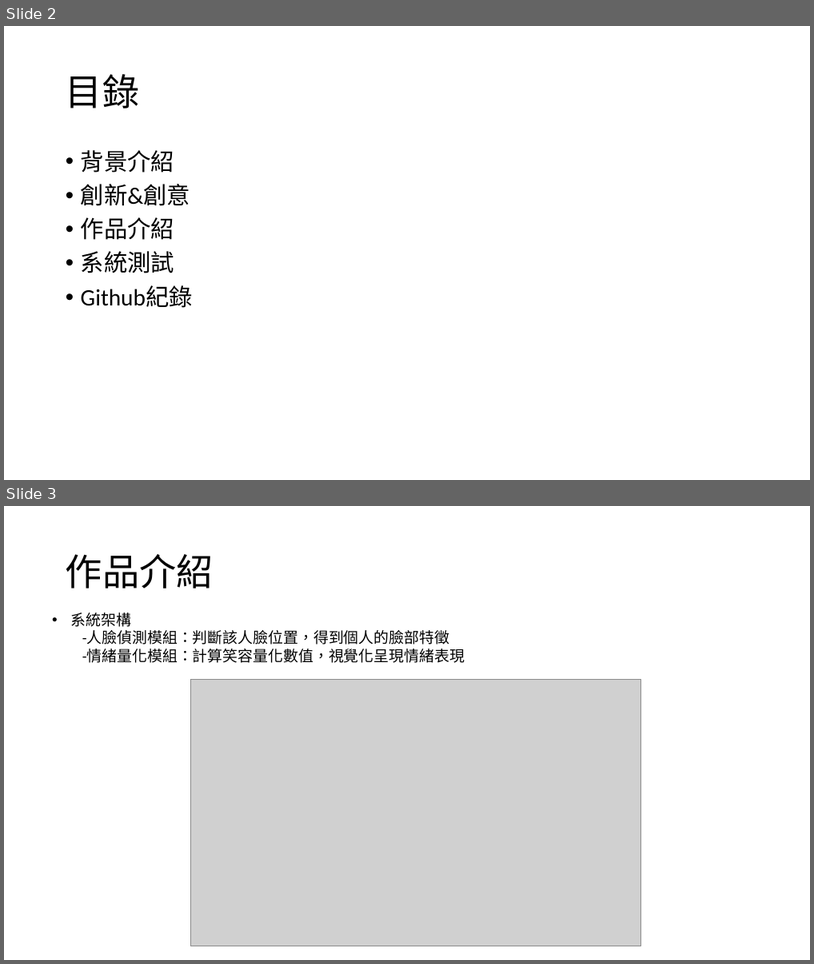
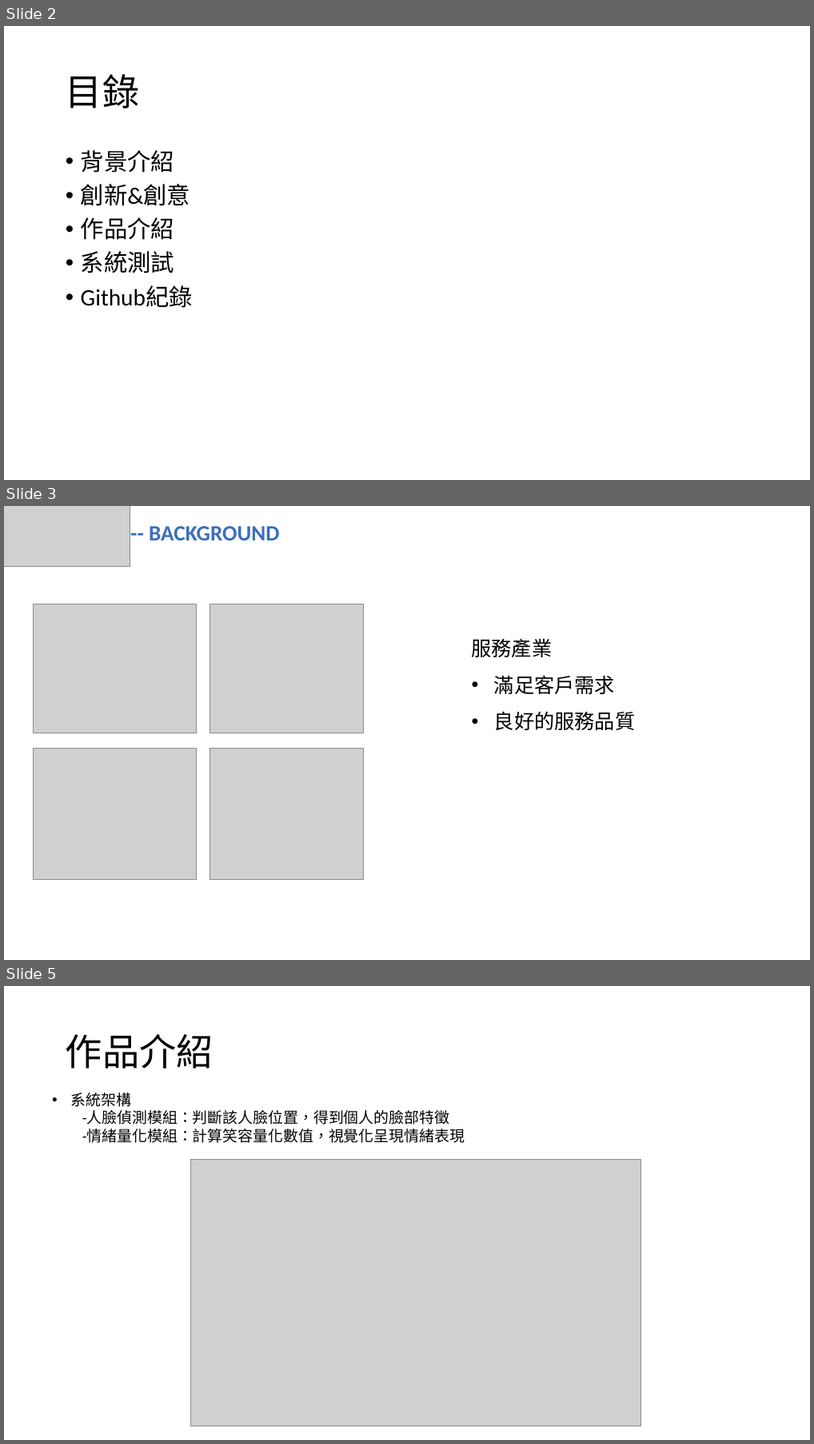
Before and after one commit to claire1053347/final-project-14, a slide deck: PPT/PPT.pptx. Shown one above the other, each under a label of ours: slides 2 and 3 before the commit, slides 2, 3 and 5 after it; the slides between them are not shown. The pictures are 814x964 and 814x1444 pixels, drawn with LibreOffice and Linux fonts; fonts in the diff are those of the drawing; grey boxes stand for pictures. Boxes give left, top, right and bottom in pixels: in the first picture for what was removed or moved away, otherwise in the second. Text is boxed around its words. In the diff, an @@ line names an element or a change of style, - is before the commit and + after.

```diff
--- a/PPT/PPT.pptx
+++ b/PPT/PPT.pptx
@@ slide 3 added at <box>4,506,810,960</box>, background #FFFFFF @@
@@ picture added at <box>4,506,130,567</box> @@
@@ picture added at <box>4,506,130,567</box> @@
@@ text added at <box>149,526,280,540</box>, 26 pt, text #3C6EBE, bold @@
+-- BACKGROUND
@@ picture added at <box>33,604,196,733</box> @@
@@ picture added at <box>210,604,364,733</box> @@
@@ text added at <box>472,638,635,730</box>, 24 pt, text #000000 @@
+服務產業
+• 滿足客戶需求
+• 良好的服務品質
@@ picture added at <box>33,748,196,880</box> @@
@@ picture added at <box>210,748,364,880</box> @@
@@ what was slide 3 is now slide 5 @@
```
Also in this commit, not shown: 1 other slide added.
